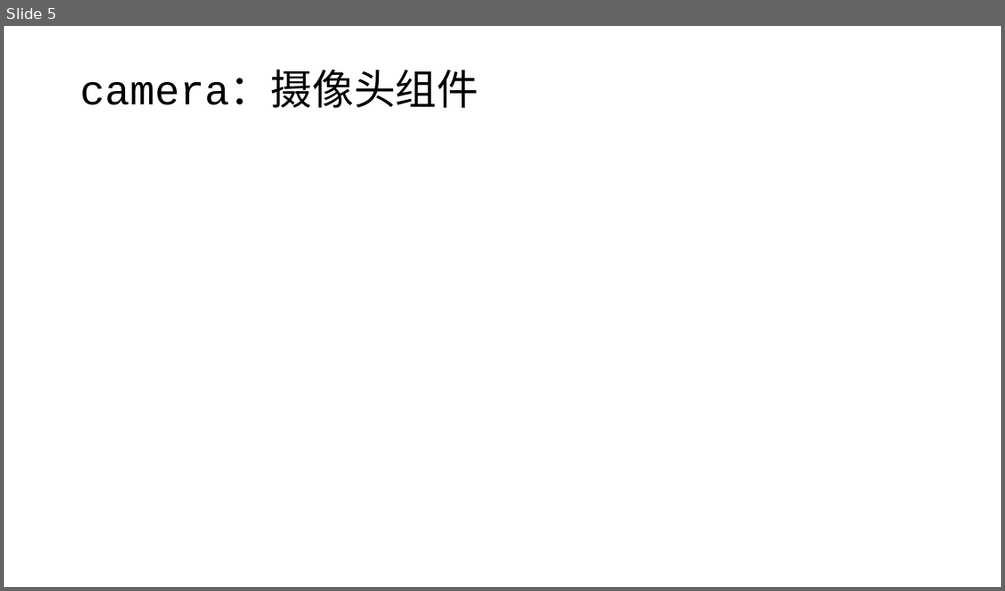
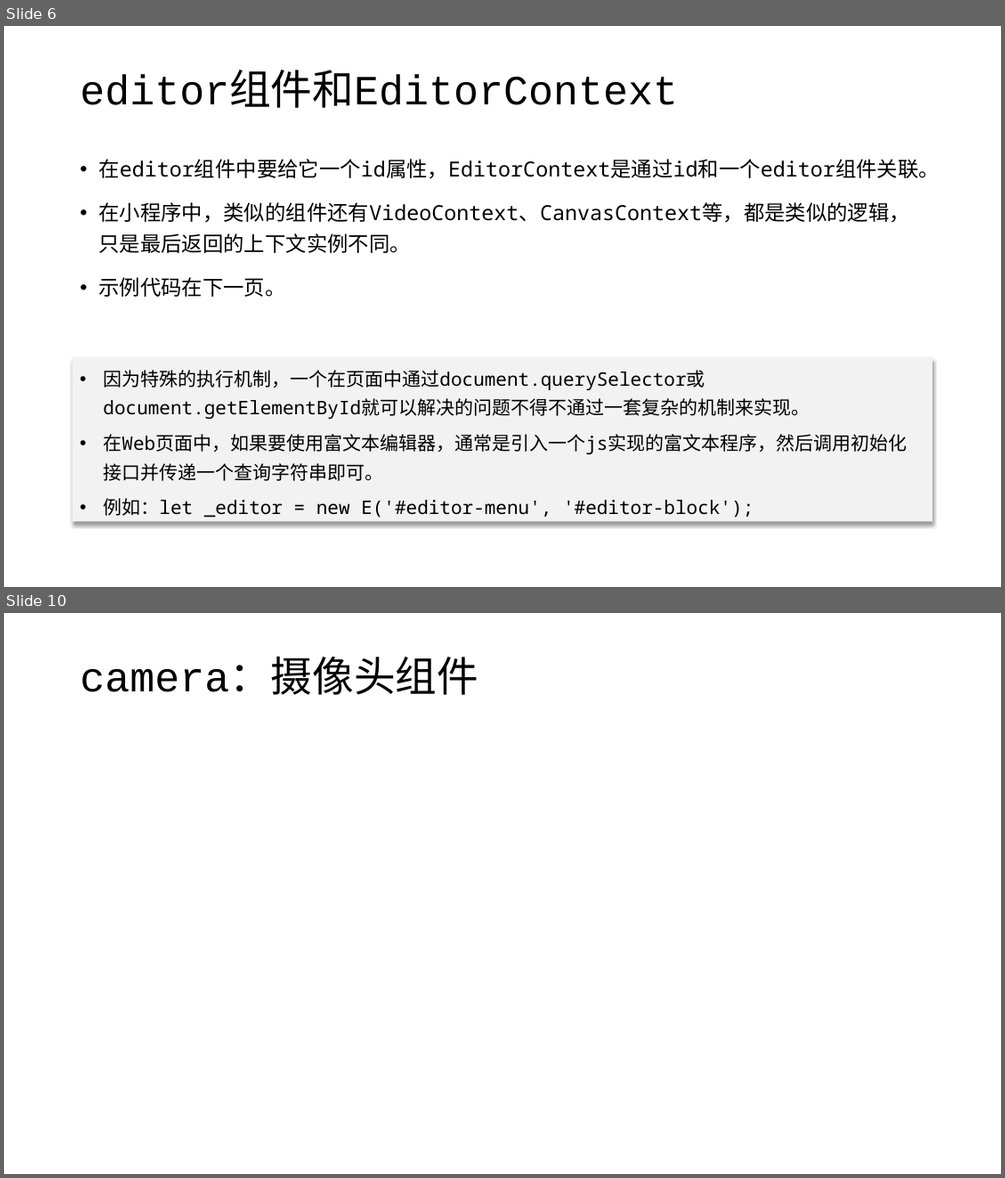
Before and after one commit to edu2act/course-wechat-and-miniprogram, a slide deck: materials/ch04/ch04-复杂组件使用和API调用.pptx. Shown one above the other, each under a label of ours: slide 5 before the commit, slides 6 and 10 after it; the slides between them are not shown. The pictures are 1005x591 and 1005x1178 pixels, drawn with LibreOffice and Linux fonts; fonts in the diff are those of the drawing. Boxes give left, top, right and bottom in pixels: in the first picture for what was removed or moved away, otherwise in the second. Text is boxed around its words. In the diff, an @@ line names an element or a change of style, - is before the commit and + after.

```diff
--- a/materials/ch04/ch04-复杂组件使用和API调用.pptx
+++ b/materials/ch04/ch04-复杂组件使用和API调用.pptx
@@ slide 6 added at bbox=[4, 26, 1001, 587], background #FFFFFF @@
@@ title added at bbox=[80, 75, 678, 108], 40 pt, text #000000 @@
+editor组件和EditorContext
@@ text added at bbox=[98, 159, 938, 297], 20 pt, text #000000 @@
+• 在editor组件中要给它一个id属性，EditorContext是通过id和一个editor组件关联。
+• 在小程序中，类似的组件还有VideoContext、CanvasContext等，都是类似的逻辑，只是最后返回的上下文实例不同。
+• 示例代码在下一页。
@@ rectangle added at bbox=[73, 356, 933, 521], fill #F2F2F2, 18 pt, text #000000 @@
+• 因为特殊的执行机制，一个在页面中通过document.querySelector或document.getElementById就可以解决的问题不得不通过一套复杂的机制来实现。
+• 在Web页面中，如果要使用富文本编辑器，通常是引入一个js实现的富文本程序，然后调用初始化接口并传递一个查询字符串即可。
+• 例如：let _editor = new E('#editor-menu', '#editor-block');
@@ what was slide 5 is now slide 10 @@
```
Also in this commit, not shown: 2 slides changed, 6 other slides added, 7 slides removed, 6 other files.
